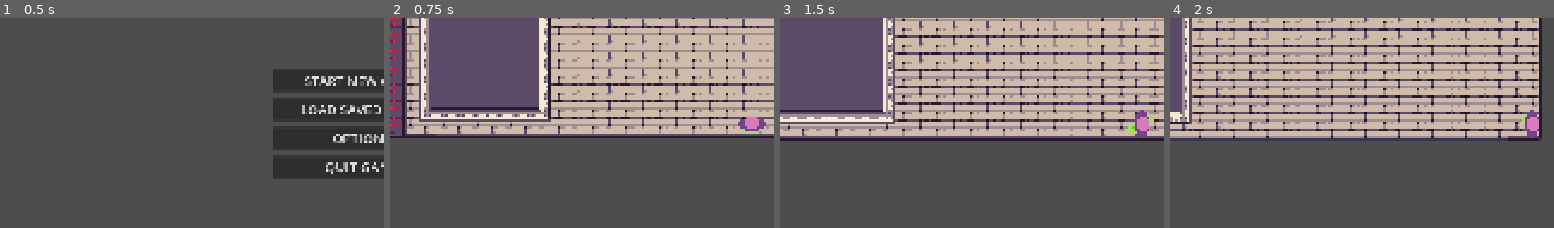
Above: before the commit, frames 1-4 (left to right).
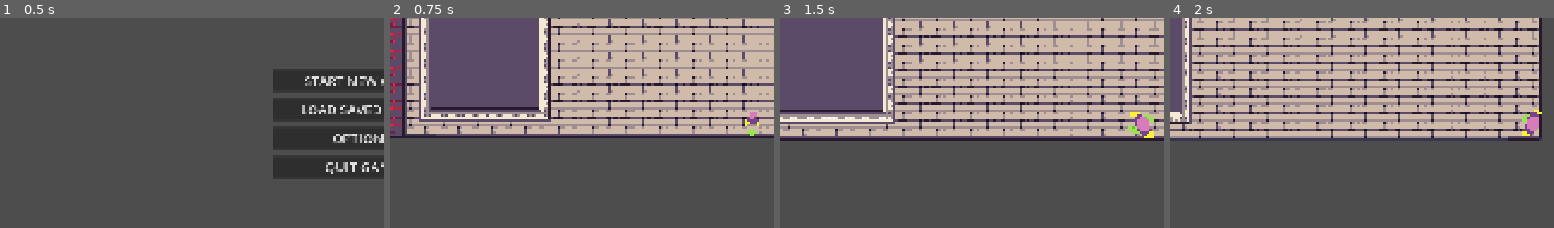
Above: after the commit, the same moments.

Repository: t-feix/very-serious-game
Game: Godot game, scene res://main/main.tscn
Two runs of this game, one before a commit and one after it. Both use one fixed random seed, a clock stepped at 60 frames per second and the inputs below.
Inputs:
- Up to frame 1 (0.5 s): no input
- Up to frame 2 (0.75 s): click "START NEW GAME" at 0.5 s
- Up to frame 3 (1.5 s): tap Enter at 1.25 s; hold D (move_right) from 1.28 s (still down)
- Up to frame 4 (2 s): keep holding D (move_right)
The pictures show only the part of the screen within x 5-55%, y 28-78%; the shares and areas given below are measured in that part.

Frame 1 is identical in both runs. In frame 2, 0.5% of the frame differs, in the area x 90-98%, y 44-57%; in frame 3, 0.2%; in frame 4, 0.2%.

Commit message:
Player animation update
added push-pull start, pushing, pulling, getting shot, dead and shove

Diff:
--- a/player/player.tscn
+++ b/player/player.tscn
@@ -1,53 +1,211 @@
 [gd_scene format=3 uid="uid://bd42beihk1c6a"]
 
 [ext_resource type="Script" uid="uid://cuedcj6wvkm6l" path="res://player/player.gd" id="1_rkbax"]
-[ext_resource type="Texture2D" uid="uid://2k12aot6xolk" path="res://player/Topdown test1-Sheet.png" id="2_rkbax"]
+[ext_resource type="Texture2D" uid="uid://b4fj1i6fui173" path="res://player/Sprite_Player.png" id="2_rkbax"]
 
 [sub_resource type="CapsuleShape2D" id="CapsuleShape2D_rkbax"]
 radius = 6.0
 height = 24.0
 
-[sub_resource type="AtlasTexture" id="AtlasTexture_rkbax"]
+[sub_resource type="AtlasTexture" id="AtlasTexture_g1dw6"]
+atlas = ExtResource("2_rkbax")
+region = Rect2(0, 96, 32, 32)
+
+[sub_resource type="AtlasTexture" id="AtlasTexture_yw30f"]
+atlas = ExtResource("2_rkbax")
+region = Rect2(0, 192, 32, 32)
+
+[sub_resource type="AtlasTexture" id="AtlasTexture_qjkh3"]
+atlas = ExtResource("2_rkbax")
+region = Rect2(32, 192, 32, 32)
+
+[sub_resource type="AtlasTexture" id="AtlasTexture_g6k8r"]
+atlas = ExtResource("2_rkbax")
+region = Rect2(64, 192, 32, 32)
+
+[sub_resource type="AtlasTexture" id="AtlasTexture_boad6"]
+atlas = ExtResource("2_rkbax")
+region = Rect2(96, 192, 32, 32)
+
+[sub_resource type="AtlasTexture" id="AtlasTexture_rgyib"]
+atlas = ExtResource("2_rkbax")
+region = Rect2(128, 192, 32, 32)
+
+[sub_resource type="AtlasTexture" id="AtlasTexture_hg6s5"]
+atlas = ExtResource("2_rkbax")
+region = Rect2(160, 192, 32, 32)
+
+[sub_resource type="AtlasTexture" id="AtlasTexture_8t03j"]
+atlas = ExtResource("2_rkbax")
+region = Rect2(192, 192, 32, 32)
+
+[sub_resource type="AtlasTexture" id="AtlasTexture_2ieo8"]
+atlas = ExtResource("2_rkbax")
+region = Rect2(224, 192, 32, 32)
+
+[sub_resource type="AtlasTexture" id="AtlasTexture_ebec5"]
+atlas = ExtResource("2_rkbax")
+region = Rect2(0, 160, 32, 32)
+
+[sub_resource type="AtlasTexture" id="AtlasTexture_yllr7"]
+atlas = ExtResource("2_rkbax")
+region = Rect2(32, 160, 32, 32)
+
+[sub_resource type="AtlasTexture" id="AtlasTexture_kb6p2"]
+atlas = ExtResource("2_rkbax")
+region = Rect2(64, 160, 32, 32)
+
+[sub_resource type="AtlasTexture" id="AtlasTexture_wodsf"]
+atlas = ExtResource("2_rkbax")
+region = Rect2(96, 160, 32, 32)
+
+[sub_resource type="AtlasTexture" id="AtlasTexture_32hag"]
+atlas = ExtResource("2_rkbax")
+region = Rect2(128, 160, 32, 32)
+
+[sub_resource type="AtlasTexture" id="AtlasTexture_tqiix"]
+atlas = ExtResource("2_rkbax")
+region = Rect2(160, 160, 32, 32)
+
+[sub_resource type="AtlasTexture" id="AtlasTexture_e7oew"]
+atlas = ExtResource("2_rkbax")
+region = Rect2(192, 160, 32, 32)
+
+[sub_resource type="AtlasTexture" id="AtlasTexture_c35mf"]
+atlas = ExtResource("2_rkbax")
+region = Rect2(224, 160, 32, 32)
+
+[sub_resource type="AtlasTexture" id="AtlasTexture_65viv"]
+atlas = ExtResource("2_rkbax")
+region = Rect2(0, 128, 32, 32)
+
+[sub_resource type="AtlasTexture" id="AtlasTexture_x7c3f"]
+atlas = ExtResource("2_rkbax")
+region = Rect2(32, 128, 32, 32)
+
+[sub_resource type="AtlasTexture" id="AtlasTexture_bjvpn"]
+atlas = ExtResource("2_rkbax")
+region = Rect2(64, 128, 32, 32)
+
+[sub_resource type="AtlasTexture" id="AtlasTexture_s7qer"]
+atlas = ExtResource("2_rkbax")
+region = Rect2(96, 128, 32, 32)
+
+[sub_resource type="AtlasTexture" id="AtlasTexture_g4c7l"]
+atlas = ExtResource("2_rkbax")
+region = Rect2(128, 128, 32, 32)
+
+[sub_resource type="AtlasTexture" id="AtlasTexture_knn7v"]
+atlas = ExtResource("2_rkbax")
+region = Rect2(0, 64, 32, 32)
+
+[sub_resource type="AtlasTexture" id="AtlasTexture_7pqkx"]
+atlas = ExtResource("2_rkbax")
+region = Rect2(32, 64, 32, 32)
+
+[sub_resource type="AtlasTexture" id="AtlasTexture_uw77l"]
+atlas = ExtResource("2_rkbax")
+region = Rect2(64, 64, 32, 32)
+
+[sub_resource type="AtlasTexture" id="AtlasTexture_rptt4"]
+atlas = ExtResource("2_rkbax")
+region = Rect2(96, 64, 32, 32)
+
+[sub_resource type="AtlasTexture" id="AtlasTexture_r7pn3"]
+atlas = ExtResource("2_rkbax")
+region = Rect2(128, 64, 32, 32)
+
+[sub_resource type="AtlasTexture" id="AtlasTexture_b8hi5"]
+atlas = ExtResource("2_rkbax")
+region = Rect2(160, 64, 32, 32)
+
+[sub_resource type="AtlasTexture" id="AtlasTexture_2uvqg"]
+atlas = ExtResource("2_rkbax")
+region = Rect2(192, 64, 32, 32)
+
+[sub_resource type="AtlasTexture" id="AtlasTexture_1s1yo"]
+atlas = ExtResource("2_rkbax")
+region = Rect2(224, 64, 32, 32)
+
+[sub_resource type="AtlasTexture" id="AtlasTexture_5ejfk"]
+atlas = ExtResource("2_rkbax")
+region = Rect2(256, 64, 32, 32)
+
+[sub_resource type="AtlasTexture" id="AtlasTexture_jd2rm"]
+atlas = ExtResource("2_rkbax")
+region = Rect2(288, 64, 32, 32)
+
+[sub_resource type="AtlasTexture" id="AtlasTexture_q28gw"]
+atlas = ExtResource("2_rkbax")
+region = Rect2(0, 32, 32, 32)
+
+[sub_resource type="AtlasTexture" id="AtlasTexture_ge24q"]
+atlas = ExtResource("2_rkbax")
+region = Rect2(32, 32, 32, 32)
+
+[sub_resource type="AtlasTexture" id="AtlasTexture_pnw6m"]
+atlas = ExtResource("2_rkbax")
+region = Rect2(64, 32, 32, 32)
+
+[sub_resource type="AtlasTexture" id="AtlasTexture_1so5t"]
+atlas = ExtResource("2_rkbax")
+region = Rect2(96, 32, 32, 32)
+
+[sub_resource type="AtlasTexture" id="AtlasTexture_55jnj"]
+atlas = ExtResource("2_rkbax")
+region = Rect2(128, 32, 32, 32)
+
+[sub_resource type="AtlasTexture" id="AtlasTexture_dx5ib"]
+atlas = ExtResource("2_rkbax")
+region = Rect2(160, 32, 32, 32)
+
+[sub_resource type="AtlasTexture" id="AtlasTexture_a2xo5"]
+atlas = ExtResource("2_rkbax")
+region = Rect2(192, 32, 32, 32)
+
+[sub_resource type="AtlasTexture" id="AtlasTexture_art4l"]
+atlas = ExtResource("2_rkbax")
+region = Rect2(64, 0, 32, 32)
+
+[sub_resource type="AtlasTexture" id="AtlasTexture_fjxoa"]
+atlas = ExtResource("2_rkbax")
+region = Rect2(96, 0, 32, 32)
+
+[sub_resource type="AtlasTexture" id="AtlasTexture_gswnw"]
+atlas = ExtResource("2_rkbax")
+region = Rect2(128, 0, 32, 32)
+
+[sub_resource type="AtlasTexture" id="AtlasTexture_xcnuv"]
+atlas = ExtResource("2_rkbax")
+region = Rect2(160, 0, 32, 32)
+
+[sub_resource type="AtlasTexture" id="AtlasTexture_j55il"]
+atlas = ExtResource("2_rkbax")
+region = Rect2(192, 0, 32, 32)
+
+[sub_resource type="AtlasTexture" id="AtlasTexture_hjies"]
+atlas = ExtResource("2_rkbax")
+region = Rect2(224, 0, 32, 32)
+
+[sub_resource type="AtlasTexture" id="AtlasTexture_mmwog"]
 atlas = ExtResource("2_rkbax")
 region = Rect2(0, 0, 32, 32)
 
-[sub_resource type="AtlasTexture" id="AtlasTexture_g1dw6"]
+[sub_resource type="AtlasTexture" id="AtlasTexture_8pxes"]
 atlas = ExtResource("2_rkbax")
 region = Rect2(32, 0, 32, 32)
-
-[sub_resource type="AtlasTexture" id="AtlasTexture_yw30f"]
-atlas = ExtResource("2_rkbax")
-region = Rect2(64, 0, 32, 32)
-
-[sub_resource type="AtlasTexture" id="AtlasTexture_qjkh3"]
-atlas = ExtResource("2_rkbax")
-region = Rect2(96, 0, 32, 32)
-
-[sub_resource type="AtlasTexture" id="AtlasTexture_g6k8r"]
-atlas = ExtResource("2_rkbax")
-region = Rect2(128, 0, 32, 32)
-
-[sub_resource type="AtlasTexture" id="AtlasTexture_boad6"]
-atlas = ExtResource("2_rkbax")
-region = Rect2(160, 0, 32, 32)
-
-[sub_resource type="AtlasTexture" id="AtlasTexture_rgyib"]
-atlas = ExtResource("2_rkbax")
-region = Rect2(192, 0, 32, 32)
-
-[sub_resource type="AtlasTexture" id="AtlasTexture_hg6s5"]
-atlas = ExtResource("2_rkbax")
-region = Rect2(224, 0, 32, 32)
 
 [sub_resource type="SpriteFrames" id="SpriteFrames_8t03j"]
 animations = [{
 "frames": [{
 "duration": 1.0,
-"texture": SubResource("AtlasTexture_rkbax")
-}, {
-"duration": 1.0,
 "texture": SubResource("AtlasTexture_g1dw6")
-}, {
+}],
+"loop": true,
+"name": &"Player dead",
+"speed": 5.0
+}, {
+"frames": [{
 "duration": 1.0,
 "texture": SubResource("AtlasTexture_yw30f")
 }, {
@@ -65,6 +223,151 @@
 }, {
 "duration": 1.0,
 "texture": SubResource("AtlasTexture_hg6s5")
+}, {
+"duration": 1.0,
+"texture": SubResource("AtlasTexture_8t03j")
+}, {
+"duration": 1.0,
+"texture": SubResource("AtlasTexture_2ieo8")
+}],
+"loop": true,
+"name": &"Player pull",
+"speed": 5.0
+}, {
+"frames": [{
+"duration": 1.0,
+"texture": SubResource("AtlasTexture_ebec5")
+}, {
+"duration": 1.0,
+"texture": SubResource("AtlasTexture_yllr7")
+}, {
+"duration": 1.0,
+"texture": SubResource("AtlasTexture_kb6p2")
+}, {
+"duration": 1.0,
+"texture": SubResource("AtlasTexture_wodsf")
+}, {
+"duration": 1.0,
+"texture": SubResource("AtlasTexture_32hag")
+}, {
+"duration": 1.0,
+"texture": SubResource("AtlasTexture_tqiix")
+}, {
+"duration": 1.0,
+"texture": SubResource("AtlasTexture_e7oew")
+}, {
+"duration": 1.0,
+"texture": SubResource("AtlasTexture_c35mf")
+}],
+"loop": true,
+"name": &"Player push",
+"speed": 5.0
+}, {
+"frames": [{
+"duration": 1.0,
+"texture": SubResource("AtlasTexture_65viv")
+}, {
+"duration": 1.0,
+"texture": SubResource("AtlasTexture_x7c3f")
+}, {
+"duration": 1.0,
+"texture": SubResource("AtlasTexture_bjvpn")
+}, {
+"duration": 1.0,
+"texture": SubResource("AtlasTexture_s7qer")
+}, {
+"duration": 1.0,
+"texture": SubResource("AtlasTexture_g4c7l")
+}],
+"loop": true,
+"name": &"Player push-pull_start",
+"speed": 5.0
+}, {
+"frames": [{
+"duration": 1.0,
+"texture": SubResource("AtlasTexture_knn7v")
+}, {
+"duration": 1.0,
+"texture": SubResource("AtlasTexture_7pqkx")
+}, {
+"duration": 1.0,
+"texture": SubResource("AtlasTexture_uw77l")
+}, {
+"duration": 1.0,
+"texture": SubResource("AtlasTexture_rptt4")
+}, {
+"duration": 1.0,
+"texture": SubResource("AtlasTexture_r7pn3")
+}, {
+"duration": 1.0,
+"texture": SubResource("AtlasTexture_b8hi5")
+}, {
+"duration": 1.0,
+"texture": SubResource("AtlasTexture_2uvqg")
+}, {
+"duration": 1.0,
+"texture": SubResource("AtlasTexture_1s1yo")
+}, {
+"duration": 1.0,
+"texture": SubResource("AtlasTexture_5ejfk")
+}, {
+"duration": 1.0,
+"texture": SubResource("AtlasTexture_jd2rm")
+}],
+"loop": true,
+"name": &"Player shot_front",
+"speed": 5.0
+}, {
+"frames": [{
+"duration": 1.0,
+"texture": SubResource("AtlasTexture_q28gw")
+}, {
+"duration": 1.0,
+"texture": SubResource("AtlasTexture_ge24q")
+}, {
+"duration": 1.0,
+"texture": SubResource("AtlasTexture_pnw6m")
+}, {
+"duration": 1.0,
+"texture": SubResource("AtlasTexture_1so5t")
+}, {
+"duration": 1.0,
+"texture": SubResource("AtlasTexture_55jnj")
+}, {
+"duration": 1.0,
+"texture": SubResource("AtlasTexture_dx5ib")
+}, {
+"duration": 1.0,
+"texture": SubResource("AtlasTexture_a2xo5")
+}],
+"loop": true,
+"name": &"Player shove",
+"speed": 5.0
+}, {
+"frames": [{
+"duration": 1.0,
+"texture": SubResource("AtlasTexture_art4l")
+}, {
+"duration": 1.0,
+"texture": SubResource("AtlasTexture_fjxoa")
+}, {
+"duration": 1.0,
+"texture": SubResource("AtlasTexture_gswnw")
+}, {
+"duration": 1.0,
+"texture": SubResource("AtlasTexture_xcnuv")
+}, {
+"duration": 1.0,
+"texture": SubResource("AtlasTexture_j55il")
+}, {
+"duration": 1.0,
+"texture": SubResource("AtlasTexture_hjies")
+}, {
+"duration": 1.0,
+"texture": SubResource("AtlasTexture_mmwog")
+}, {
+"duration": 1.0,
+"texture": SubResource("AtlasTexture_8pxes")
 }],
 "loop": true,
 "name": &"Player walk",
@@ -120,8 +423,7 @@
 [node name="AnimatedSprite2D" type="AnimatedSprite2D" parent="." unique_id=479282641]
 texture_filter = 1
 sprite_frames = SubResource("SpriteFrames_8t03j")
-animation = &"Player walk"
-frame = 1
+animation = &"Player dead"
 speed_scale = 2.0
 
 [node name="AnimationPlayer" type="AnimationPlayer" parent="." unique_id=1919794983]
Not shown, changed: environment/Objects/Spritesheet_Furniture.png.import
Binary file added: player/Sprite_Player.png
Not shown, changed: player/Sprite_Player.png.import
